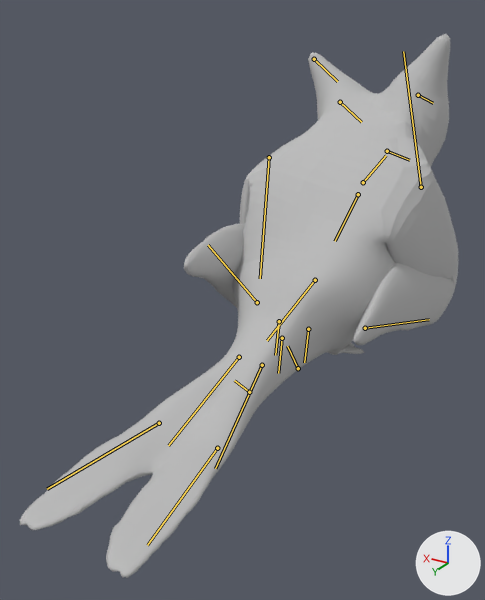
Before and after pictures for a commit that changed the FBX model RawContent/FinalBird/A_Bird_Flight/A_Bird_Walking.fbx.
The view is the same before and after, from a camera (50 mm lens) standing at (-0.338, 0.63, 0.409) and looking at (0.022, 0.03, 0.109). The lights are fixed; the arrows at lower right show +X, +Y and +Z. The first picture is the older version. Both versions are drawn at frame 18 of the action 'Take 001'; the numbers are the values there. The bones that change, and the others that lie on the model, are drawn over the model as lines.

In view in the first picture: 'SM_Bird_Low_v3:SM_Bird_Body'.
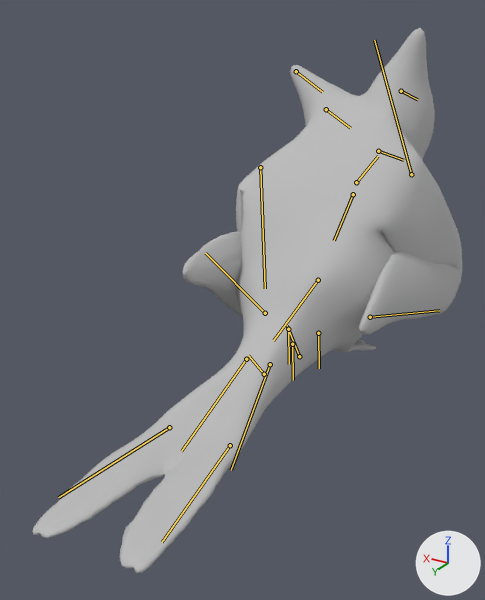
Boxes (x1, y1, x2, y2) around the edits, measured in the pictures (485 x 600 px):
```json
{"object": "SM_Bird_Low_v3:SM_Bird_Body", "change": "posed", "before": [20, 34, 458, 578], "after": [33, 28, 462, 573]}
```

Edits to the scene script, one JSON object a line:
```json
{"block": "bone_rig_object", "where": "bone_rig_object = bpy.data.objects['Bird_Rig']  # the whole rig 'Bird_Rig'"}
{"op": "set", "path": "bone_rig_object.location", "old": "(0.0, 10.846, -0.812)", "new": "(-0.644, 10.885, -0.681)"}
{"op": "set", "path": "bone_rig_object.rotation_euler", "old": "(0.646, 0.0, 3.142)", "new": "(0.628, -0.14, -3.142)", "note": "degrees (37, 0, 180) -> degrees (36, -8, -180)"}
```
